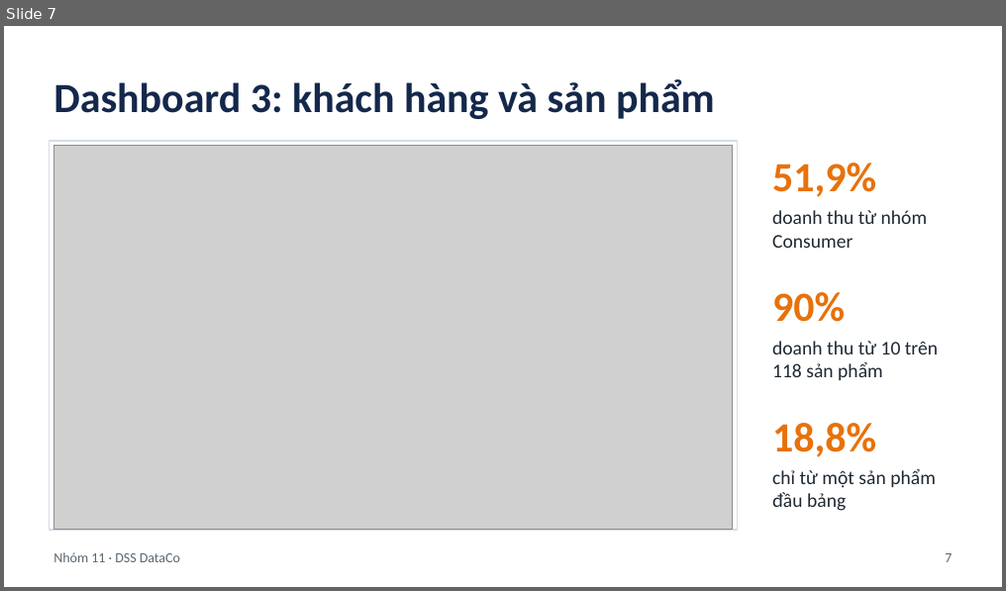
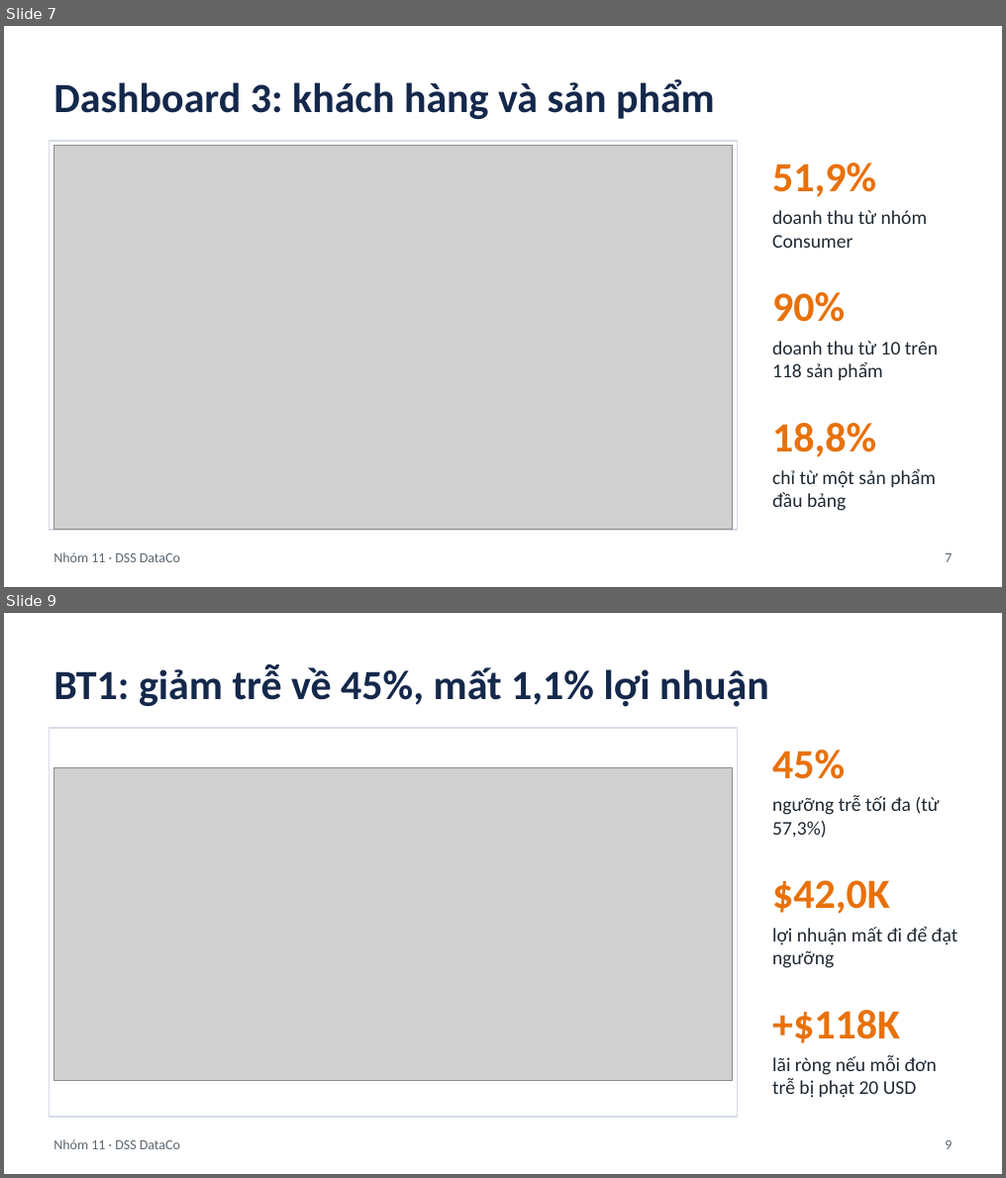
Before and after one commit to ThanhDuonghcmut/DSS, a slide deck: MaNhom_TrinhBay.pptx. Shown one above the other, each under a label of ours: slide 7 before the commit, slides 7 and 9 after it; the slides between them are not shown. The pictures are 1006x591 and 1006x1178 pixels, drawn with LibreOffice and Linux fonts; fonts in the diff are those of the drawing; grey boxes stand for pictures. Boxes give left, top, right and bottom in pixels: in the first picture for what was removed or moved away, otherwise in the second. Text is boxed around its words. In the diff, an @@ line names an element or a change of style, - is before the commit and + after.

```diff
--- a/MaNhom_TrinhBay.pptx
+++ b/MaNhom_TrinhBay.pptx
@@ slide 9 added at (4,613,1002,1174), background #FFFFFF @@
@@ text added at (54,664,769,707), 30 pt, text #14284B, bold @@
+BT1: giảm trễ về 45%, mất 1,1% lợi nhuận
@@ rectangle added at (49,728,738,1117), fill #FFFFFF, outline #D5DCE6 1 pt @@
@@ text added at (772,750,845,779), 30 pt, text #E8710A, bold @@
+45%
@@ picture added at (54,767,733,1080) @@
@@ text added at (772,795,939,838), 14 pt, text #1F2933 @@
+ngưỡng trễ tối đa (từ 57,3%)
@@ text added at (772,880,890,914), 30 pt, text #E8710A, bold @@
+$42,0K
@@ text added at (772,927,958,968), 14 pt, text #1F2933 @@
+lợi nhuận mất đi để đạt ngưỡng
@@ text added at (772,1010,900,1044), 30 pt, text #E8710A, bold @@
++$118K
@@ text added at (772,1056,937,1098), 14 pt, text #1F2933 @@
+lãi ròng nếu mỗi đơn trễ bị phạt 20 USD
@@ text added at (54,1140,180,1150), 10 pt, text #5B6770 @@
+Nhóm 11 · DSS DataCo
@@ text added at (944,1141,951,1150), 10 pt, text #5B6770 @@
+9
```
Also in this commit, not shown: 2 slides changed, 3 other slides added.
